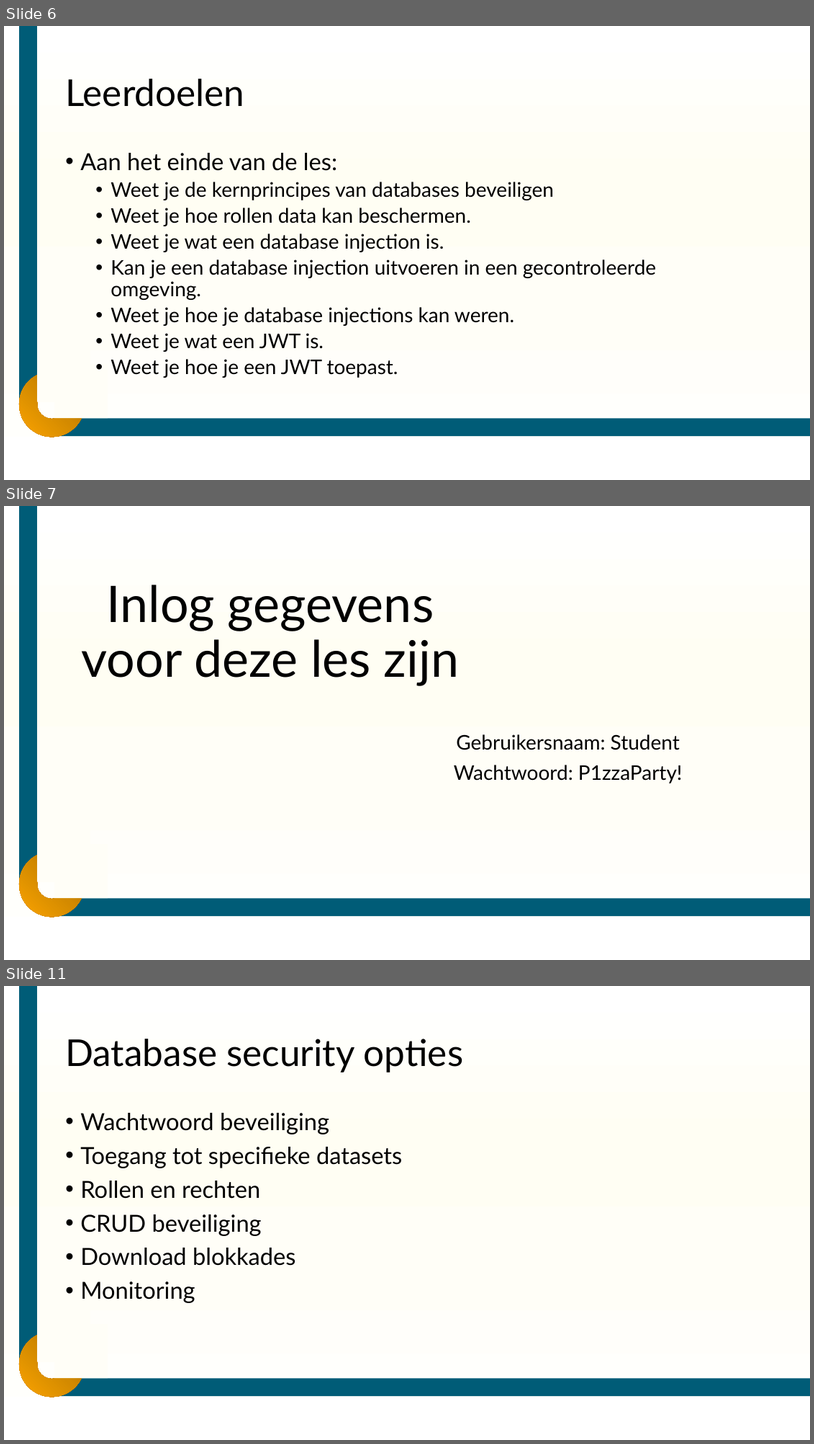
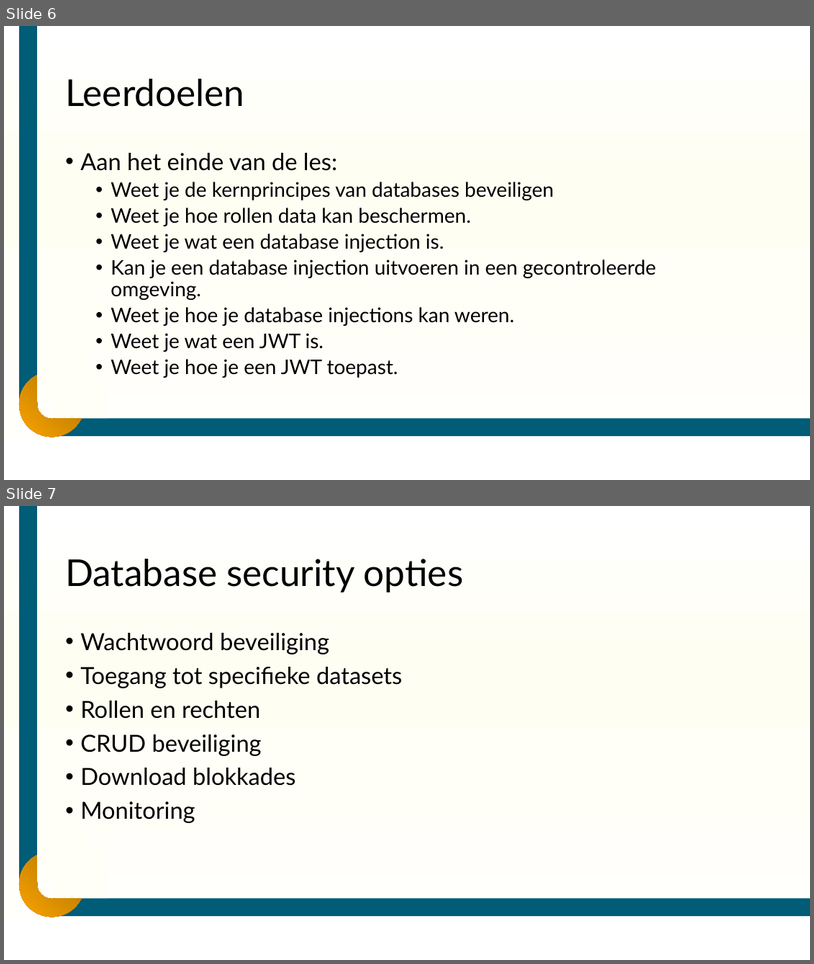
Before and after one commit to DummyMeneer/Cyber-Security, a slide deck: Lesmateriaal/Slides/CySec – les 4 - Database en JWT.pptx. Shown one above the other, each under a label of ours: slides 6, 7 and 11 before the commit, slides 6 and 7 after it; the slides between them are not shown. The pictures are 814x1444 and 814x964 pixels, drawn with LibreOffice and Linux fonts; fonts in the diff are those of the drawing; background and template pictures are left out. Boxes give left, top, right and bottom in pixels: in the first picture for what was removed or moved away, otherwise in the second. Text is boxed around its words. In the diff, an @@ line names an element or a change of style, - is before the commit and + after.

```diff
--- a/Lesmateriaal/Slides/CySec – les 4 - Database en JWT.pptx
+++ b/Lesmateriaal/Slides/CySec – les 4 - Database en JWT.pptx
@@ slide 7 removed at (4,506,810,960), background gradient #FFFFFF to #FFFEF3 to #FFFEF7; not listed: 5 template elements that a slide beside it also shows @@
@@ title removed at (82,584,459,686) @@
-Inlog gegevens voor deze les zijn
@@ subtitle removed at (454,734,683,783) @@
-Gebruikersnaam: Student
-Wachtwoord: P1zzaParty!
@@ what was slide 11 is now slide 7 @@
```
Also in this commit, not shown: 1 slide changed, 17 other slides removed, 12 other files.
